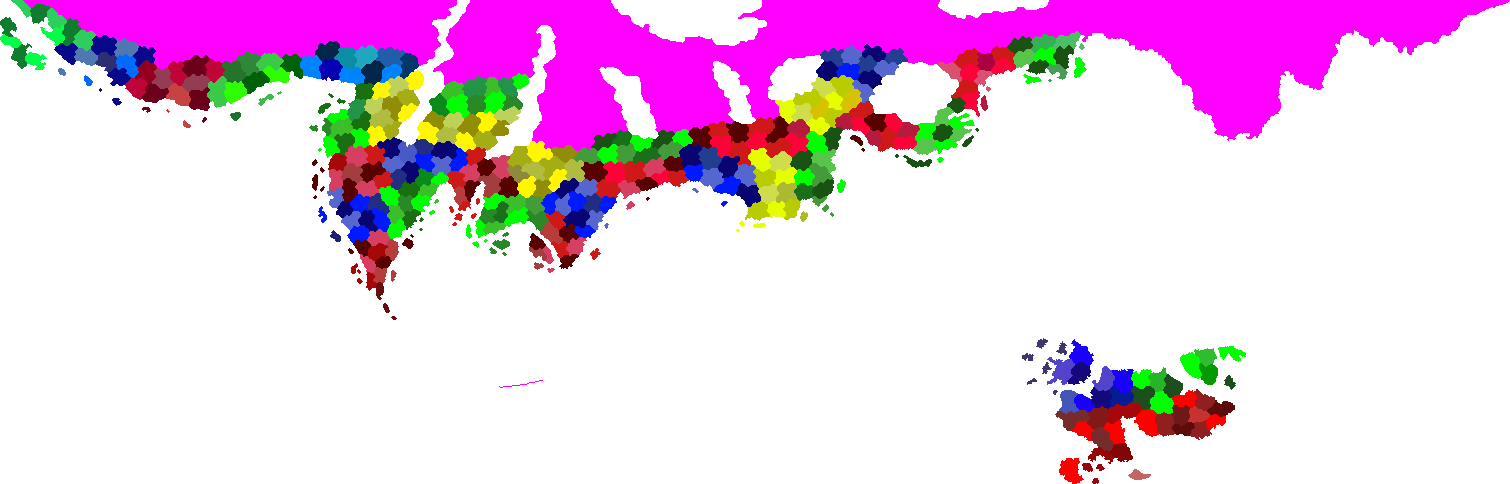
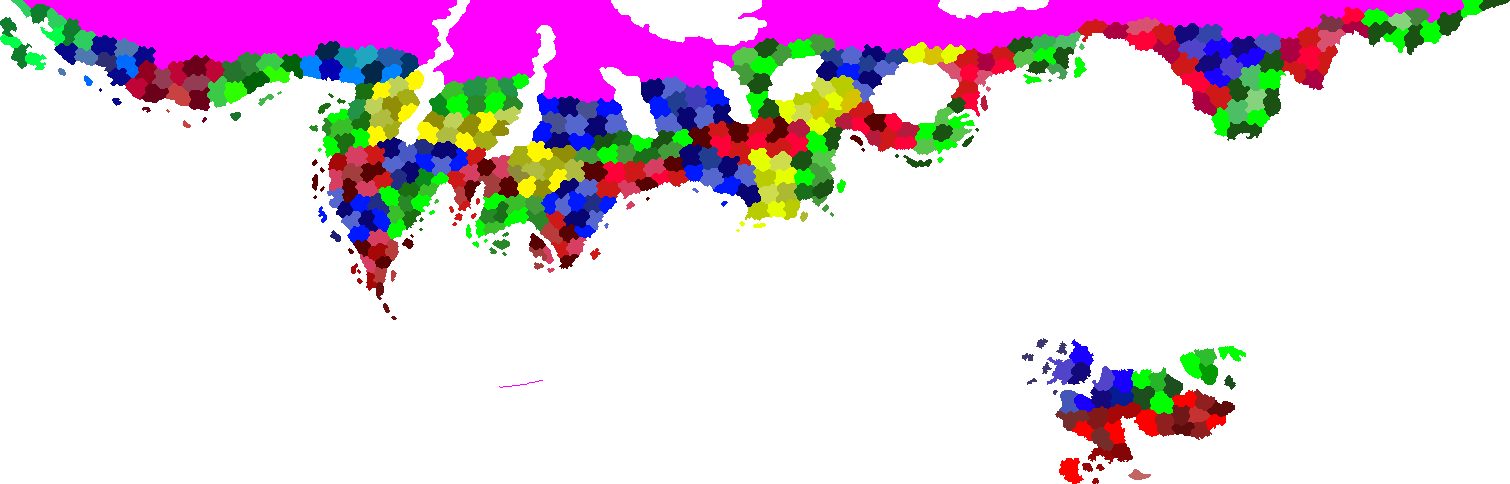
Layer changes from the first (1510, 484) image to the second:
painted on "Вставленный слой" over [532, 0, 1510, 151]
